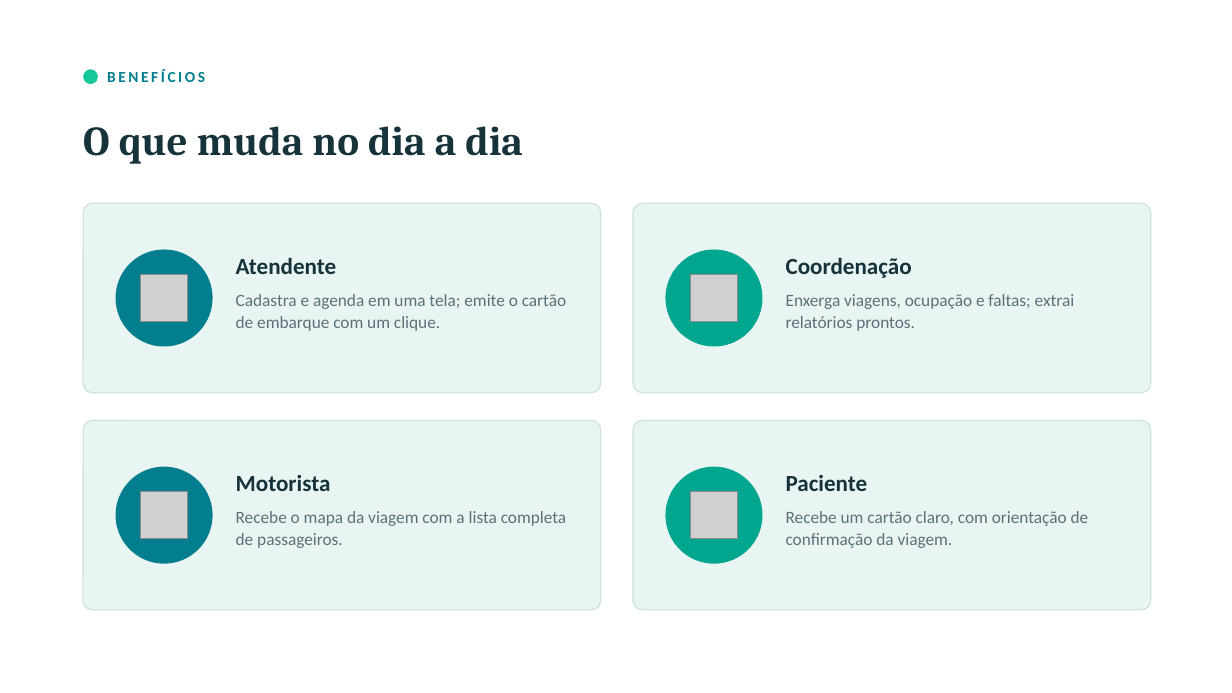
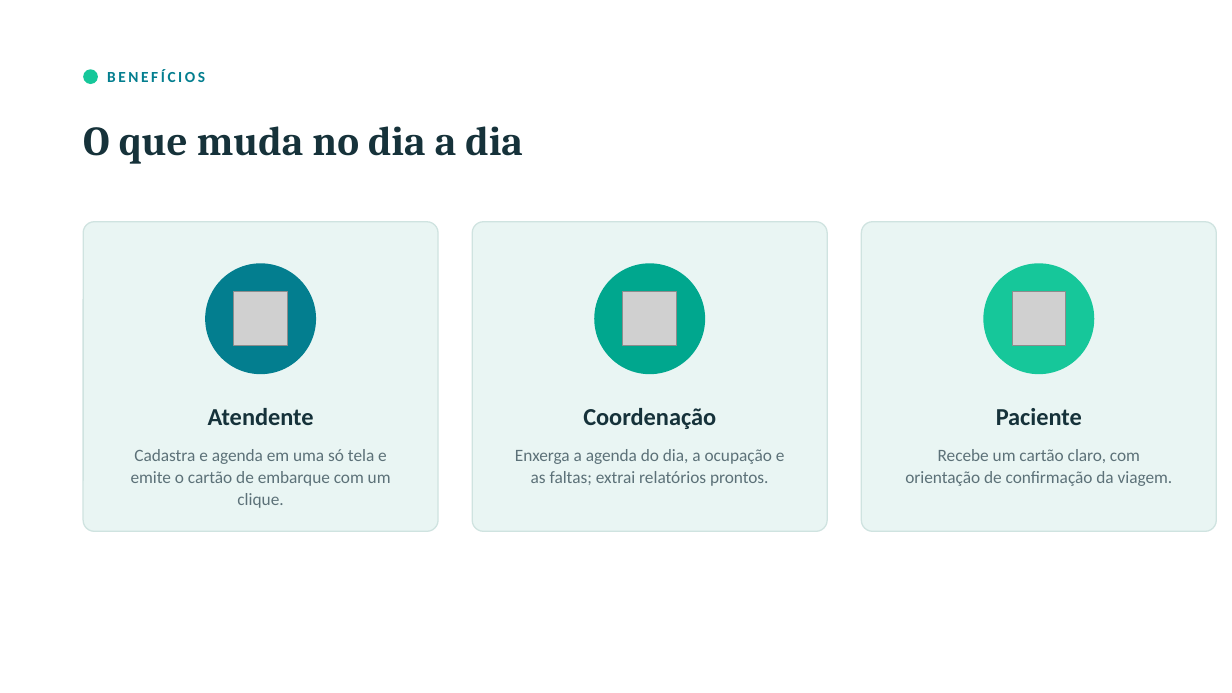
Before and after one commit to juninhojet-source/Jet_Python, a slide deck: slide 5 of docs/SIGTRANS_Saude_Apresentacao.pptx. Drawn at 1232x693 pixels with LibreOffice and Linux fonts; fonts in the diff are those of the drawing; grey boxes stand for pictures. Boxes give left, top, right and bottom in pixels: in the first picture for what was removed or moved away, otherwise in the second. Text is boxed around its words. In the diff, an @@ line names an element or a change of style, - is before the commit and + after.

```diff
--- a/docs/SIGTRANS_Saude_Apresentacao.pptx
+++ b/docs/SIGTRANS_Saude_Apresentacao.pptx
@@ rounded rectangle: place and size @@
-rounded rectangle at [83, 203, 601, 393]
+rounded rectangle at [83, 222, 438, 531]
@@ rounded rectangle: place and size @@
-rounded rectangle at [633, 203, 1151, 393]
+rounded rectangle at [472, 222, 827, 531]
@@ proportions changed in 3 elements at [83, 222, 438, 531], [472, 222, 827, 531], [861, 222, 1216, 531] @@
@@ rounded rectangle: place and size @@
-rounded rectangle at [83, 421, 601, 610]
+rounded rectangle at [861, 222, 1216, 531]
@@ ellipse: place and size @@
-ellipse at [116, 250, 213, 347]
+ellipse at [205, 263, 316, 374]
@@ ellipse: place and size @@
-ellipse at [665, 250, 762, 347]
+ellipse at [594, 263, 705, 374]
@@ ellipse: place and size @@
-ellipse at [116, 467, 213, 564]
+ellipse at [983, 263, 1094, 374]
@@ ellipse at [983, 263, 1094, 374]: fill #037E8F to #16C79A @@
@@ picture: place and size @@
-picture at [140, 274, 188, 322]
+picture at [234, 292, 287, 346]
@@ picture: place and size @@
-picture at [690, 274, 738, 322]
+picture at [623, 292, 677, 346]
@@ picture: place and size @@
-picture at [690, 492, 738, 539]
+picture at [1012, 292, 1066, 346]
@@ text "Atendente": place and size @@
-text "Atendente" at [236, 257, 337, 274]
+text "Atendente" at [208, 408, 314, 425]
@@ text "Coordenação": place and size @@
-text "Coordenação" at [786, 257, 912, 278]
+text "Coordenação" at [583, 408, 716, 429]
@@ size 18 to 19 pt; alignment left to centre in 3 elements at [208, 408, 314, 425], [583, 408, 716, 429], [996, 408, 1082, 425] @@
@@ text "Paciente": place and size @@
-text "Paciente" at [786, 475, 868, 491]
+text "Paciente" at [996, 408, 1082, 425]
@@ text at [131, 449, 391, 508]: text changed @@
-Cadastra e agenda em uma tela; emite o cartão de embarque com um clique.
+Cadastra e agenda em uma só tela e emite o cartão de embarque com um clique.
@@ text at [515, 449, 785, 486]: text changed @@
-Enxerga viagens, ocupação e faltas; extrai relatórios prontos.
+Enxerga a agenda do dia, a ocupação e as faltas; extrai relatórios prontos.
@@ rounded rectangle removed at [633, 421, 1151, 610] @@
@@ text "Recebe um cartão claro, com ...": place and size @@
-text "Recebe um cartão claro, com ..." at [786, 511, 1089, 548]
+text "Recebe um cartão claro, com ..." at [905, 449, 1173, 486]
@@ text "Recebe um cartão claro, com ..." at [905, 449, 1173, 486]: alignment left to centre @@
@@ text removed at [236, 475, 331, 491] @@
-Motorista
@@ ellipse removed at [665, 467, 762, 564] @@
@@ picture removed at [140, 492, 188, 539] @@
@@ text removed at [236, 511, 566, 548] @@
-Recebe o mapa da viagem com a lista completa de passageiros.
```
Also in this commit, not shown: 5 other slides changed, 2 other files.
